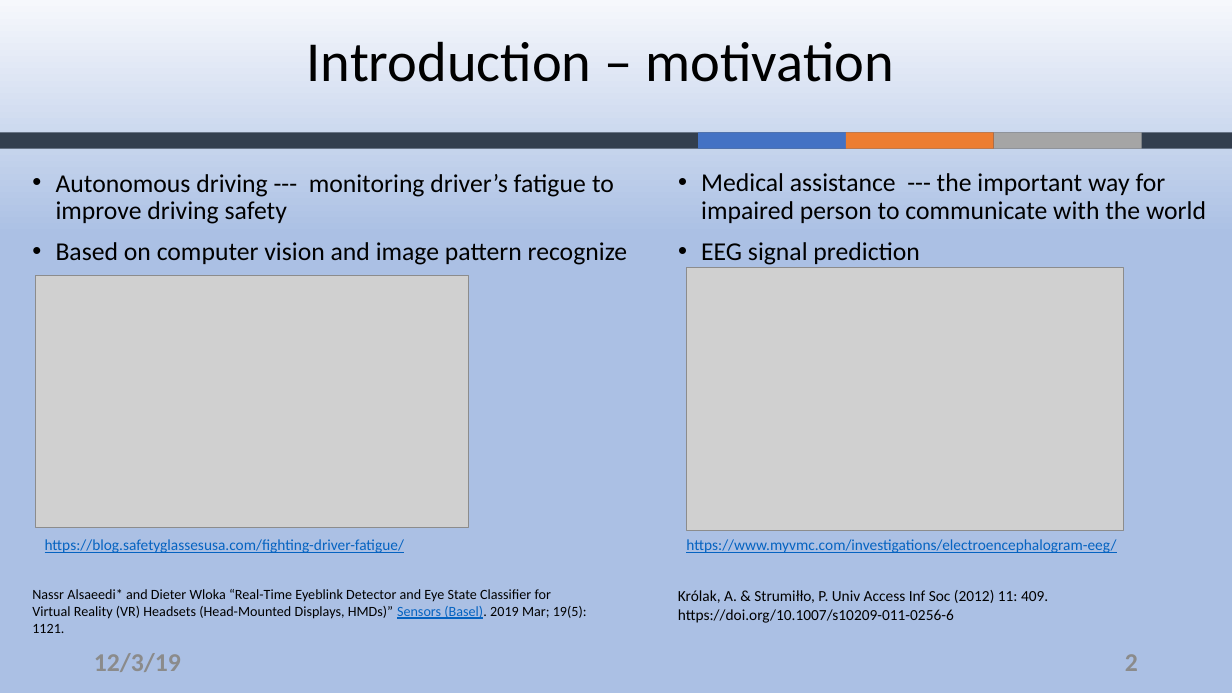
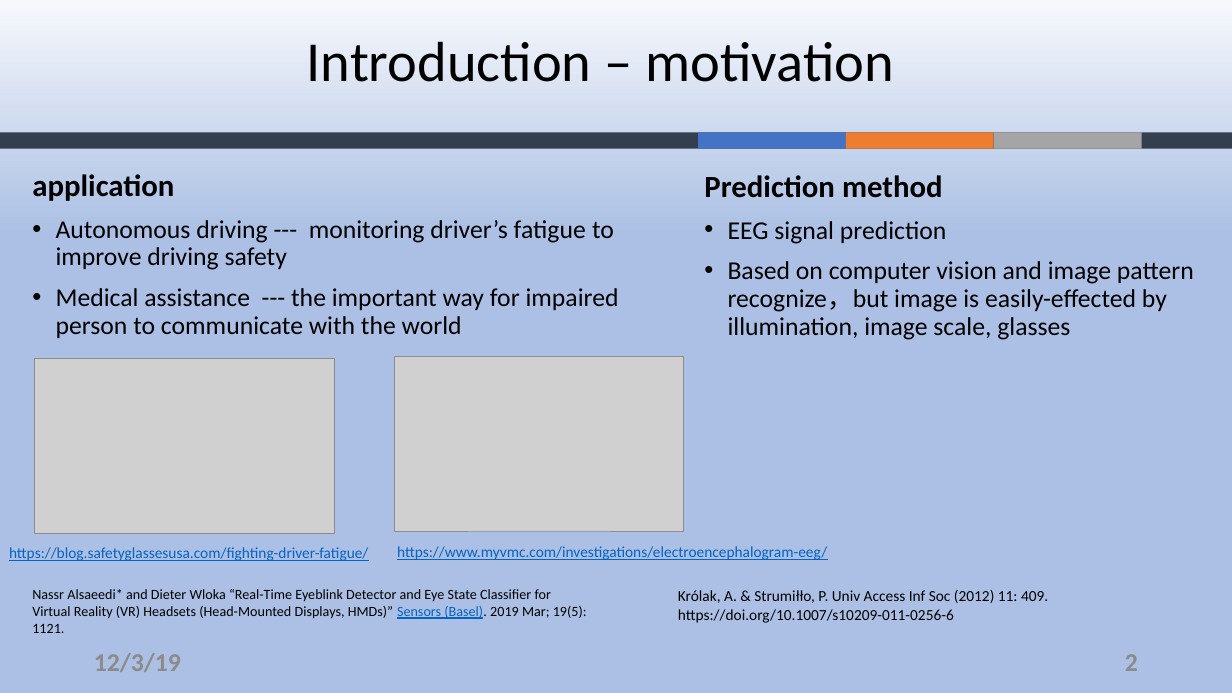
Before and after one commit to ZouYao0720/final-project-, a slide deck: slide 2 of final-presentation.pptx. Drawn at 1232x693 pixels with LibreOffice and Linux fonts; fonts in the diff are those of the drawing; grey boxes stand for pictures; background and template pictures are left out. Boxes give left, top, right and bottom in pixels: in the first picture for what was removed or moved away, otherwise in the second. Text is boxed around its words. In the diff, an @@ line names an element or a change of style, - is before the commit and + after.

Commit message:
modify on 3:42

```diff
--- a/final-presentation.pptx
+++ b/final-presentation.pptx
@@ text at <box>32,174,174,201</box>: paragraph added @@
+application
@@ text at <box>704,175,943,198</box>: text changed; size 20 to 24 pt; bold on @@
-• Medical assistance --- the important way for impaired person to communicate with the world
+Prediction method
@@ text at <box>728,261,1194,340</box>: paragraph added @@
+• Based on computer vision and image pattern recognize，but image is easily-effected by illumination, image scale, glasses
@@ text at <box>56,288,619,338</box>: text changed @@
-• Based on computer vision and image pattern recognize
+• Medical assistance --- the important way for impaired person to communicate with the world
@@ picture: place and size @@
-picture at <box>35,275,469,528</box>
+picture at <box>35,359,335,533</box>
@@ picture: place and size @@
-picture at <box>687,268,1124,531</box>
+picture at <box>395,357,685,531</box>
@@ text "https://blog.safetyglassesusa.com/fighting-driver-fatigue/": place and size @@
-text "https://blog.safetyglassesusa.com/fighting-driver-fatigue/" at <box>45,539,404,553</box>
+text "https://blog.safetyglassesusa.com/fighting-driver-fatigue/" at <box>9,547,368,561</box>
@@ text "https://www.myvmc.com/investigations/electroencephalogram-ee ...": place and size @@
-text "https://www.myvmc.com/investigations/electroencephalogram-ee ..." at <box>686,539,1116,553</box>
+text "https://www.myvmc.com/investigations/electroencephalogram-ee ..." at <box>397,546,827,560</box>
```
Also in this commit, not shown: 4 other slides changed.
